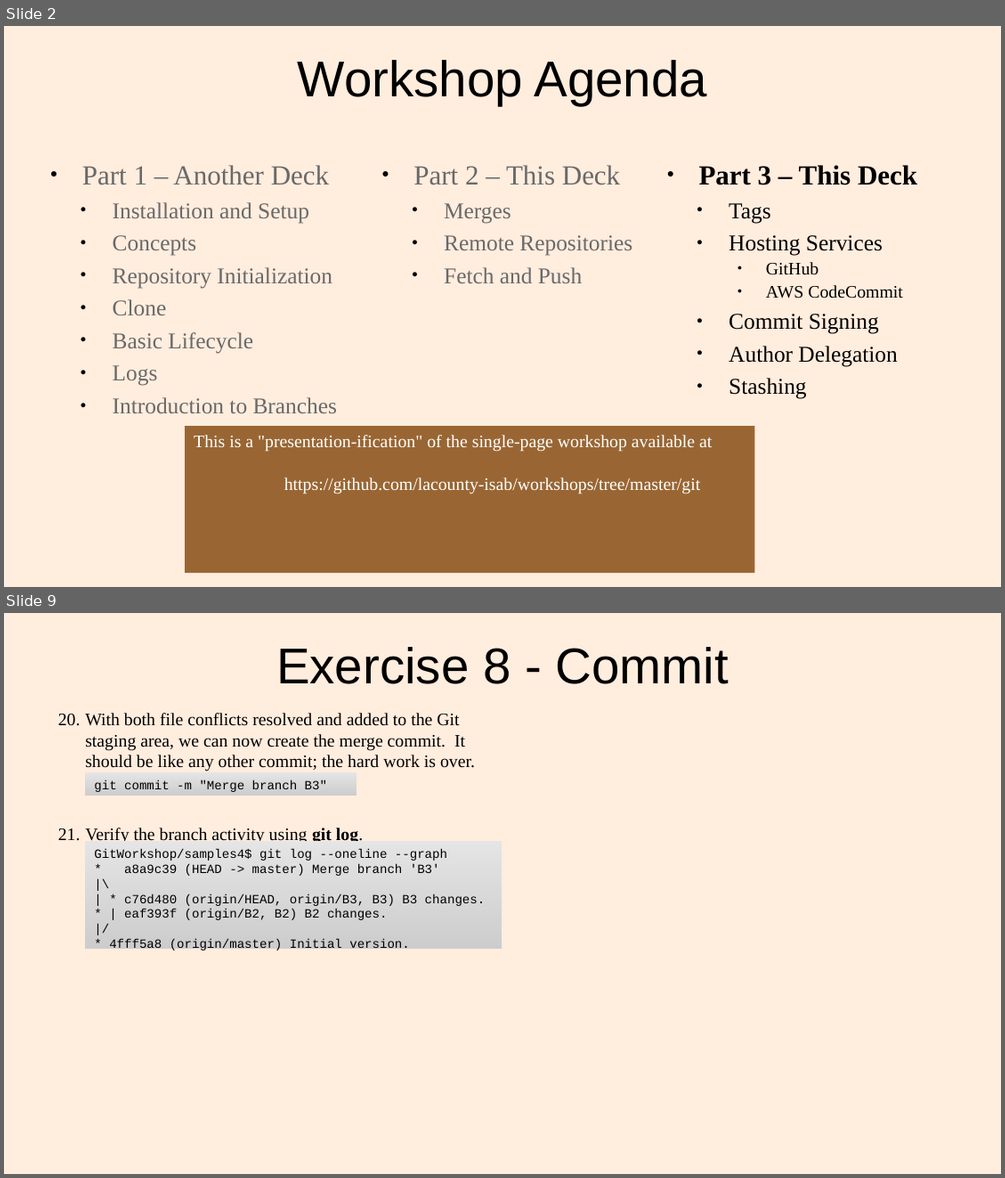
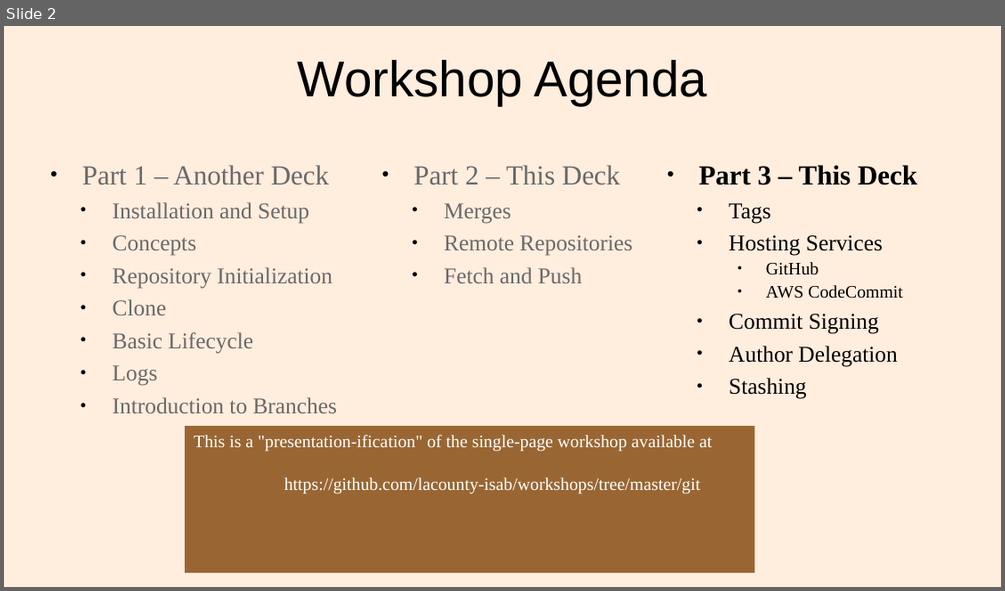
Before and after one commit to lacounty-isab/workshops, a slide deck: git/GitWorkshop3.odp. Shown one above the other, each under a label of ours: slides 2 and 9 before the commit, slide 2 after it; the slides between them are not shown. The pictures are 1005x1178 and 1005x591 pixels, drawn with LibreOffice and Linux fonts; fonts in the diff are those of the drawing. Boxes give left, top, right and bottom in pixels: in the first picture for what was removed or moved away, otherwise in the second. Text is boxed around its words. In the diff, an @@ line names an element or a change of style, - is before the commit and + after.

```diff
--- a/git/GitWorkshop3.odp
+++ b/git/GitWorkshop3.odp
@@ slide 9 removed at (4,613,1001,1174), background #FFEDDE @@
@@ title removed at (276,647,728,684) @@
-Exercise 8 - Commit
@@ text removed at (85,713,475,841) @@
-20. With both file conflicts resolved and added to the Git staging area, we can now create the merge commit. It should be like any other commit; the hard work is over.
-21. Verify the branch activity using git log.
@@ rectangle removed at (85,772,356,795) @@
-git commit -m "Merge branch B3"
@@ rectangle removed at (85,841,502,949) @@
-GitWorkshop/samples4$ git log --oneline --graph
-* a8a9c39 (HEAD -> master) Merge branch 'B3'
-|\
-| * c76d480 (origin/HEAD, origin/B3, B3) B3 changes.
-* | eaf393f (origin/B2, B2) B2 changes.
-|/
-* 4fff5a8 (origin/master) Initial version.
```
Also in this commit, not shown: 1 slide added, 6 other slides removed, 3 other files.
